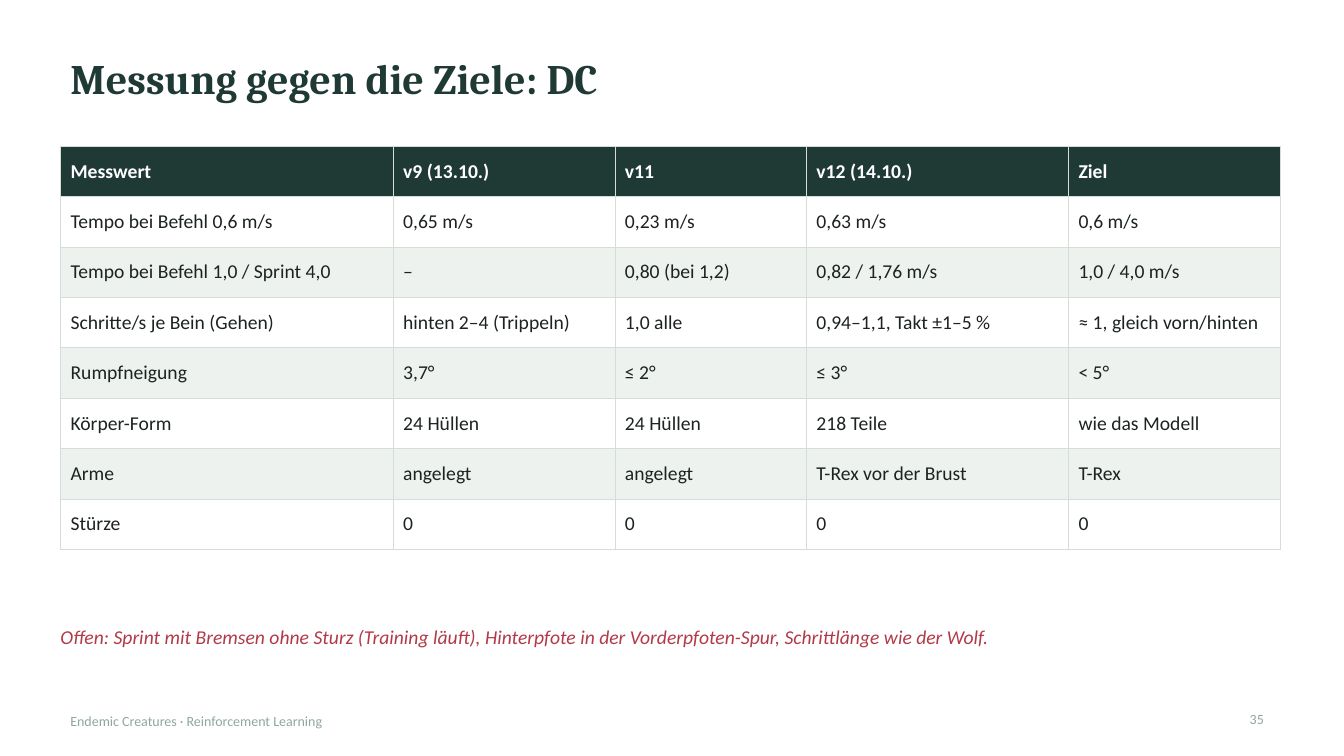
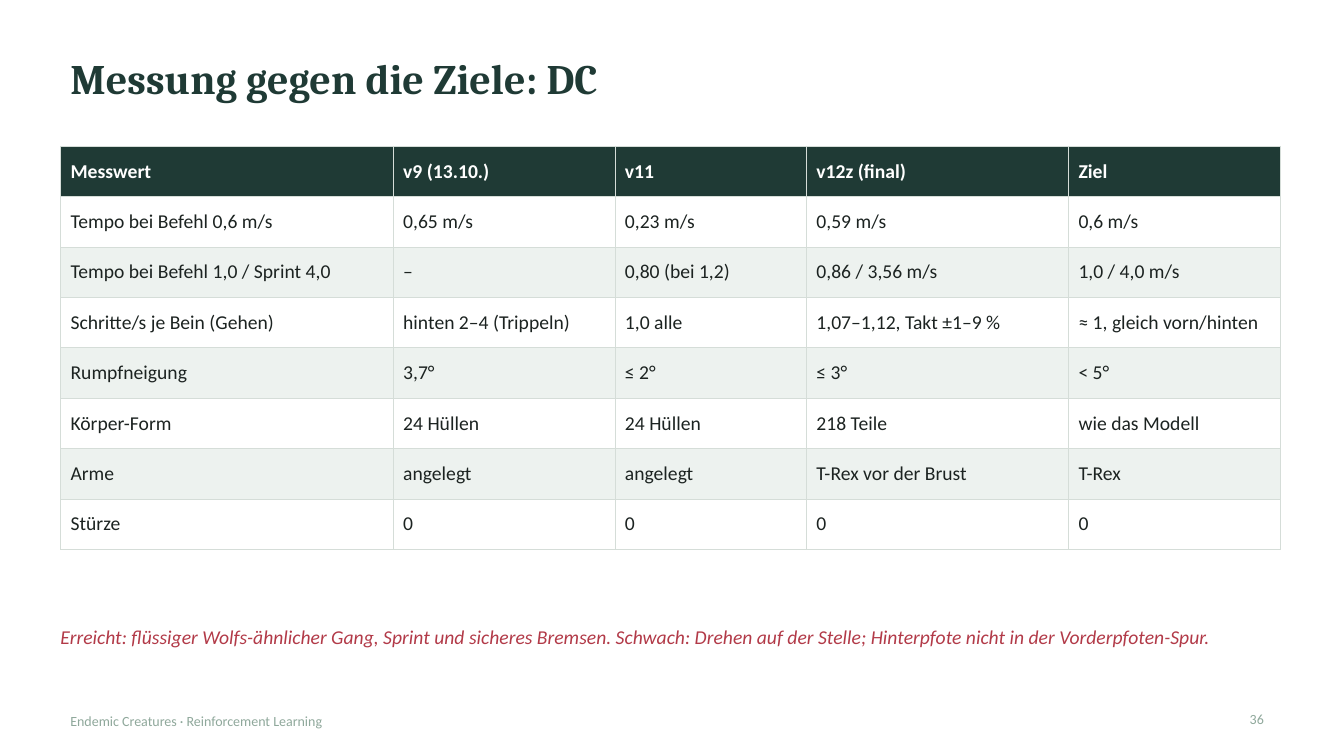
Before and after one commit to xTh0masx/Reinforcement_Learning_Creature, a slide deck: slide 36 of docs/presentation/Endemic_Creatures_RL.pptx (slide 35 before the commit). Drawn at 1344x756 pixels with LibreOffice and Linux fonts; fonts in the diff are those of the drawing. Boxes give left, top, right and bottom in pixels: in the first picture for what was removed or moved away, otherwise in the second. Text is boxed around its words. In the diff, an @@ line names an element or a change of style, - is before the commit and + after.

```diff
--- a/docs/presentation/Endemic_Creatures_RL.pptx
+++ b/docs/presentation/Endemic_Creatures_RL.pptx
@@ table at bbox=[60, 146, 1280, 534] @@
-row 1, column 4: v12 (14.10.)
+row 1, column 4: v12z (final)
-row 2, column 4: 0,63 m/s
+row 2, column 4: 0,59 m/s
-row 3, column 4: 0,82 / 1,76 m/s
+row 3, column 4: 0,86 / 3,56 m/s
-row 4, column 4: 0,94–1,1, Takt ±1–5 %
+row 4, column 4: 1,07–1,12, Takt ±1–9 %
@@ text at bbox=[60, 630, 1209, 648]: text changed @@
-Offen: Sprint mit Bremsen ohne Sturz (Training läuft), Hinterpfote in der Vorderpfoten-Spur, Schrittlänge wie der Wolf.
+Erreicht: flüssiger Wolfs-ähnlicher Gang, Sprint und sicheres Bremsen. Schwach: Drehen auf der Stelle; Hinterpfote nicht in der Vorderpfoten-Spur.
@@ page number at bbox=[1250, 714, 1264, 724]: text changed @@
-35
+36
```
Also in this commit, not shown: 10 other slides changed, 3 slides added, 11 other files.
